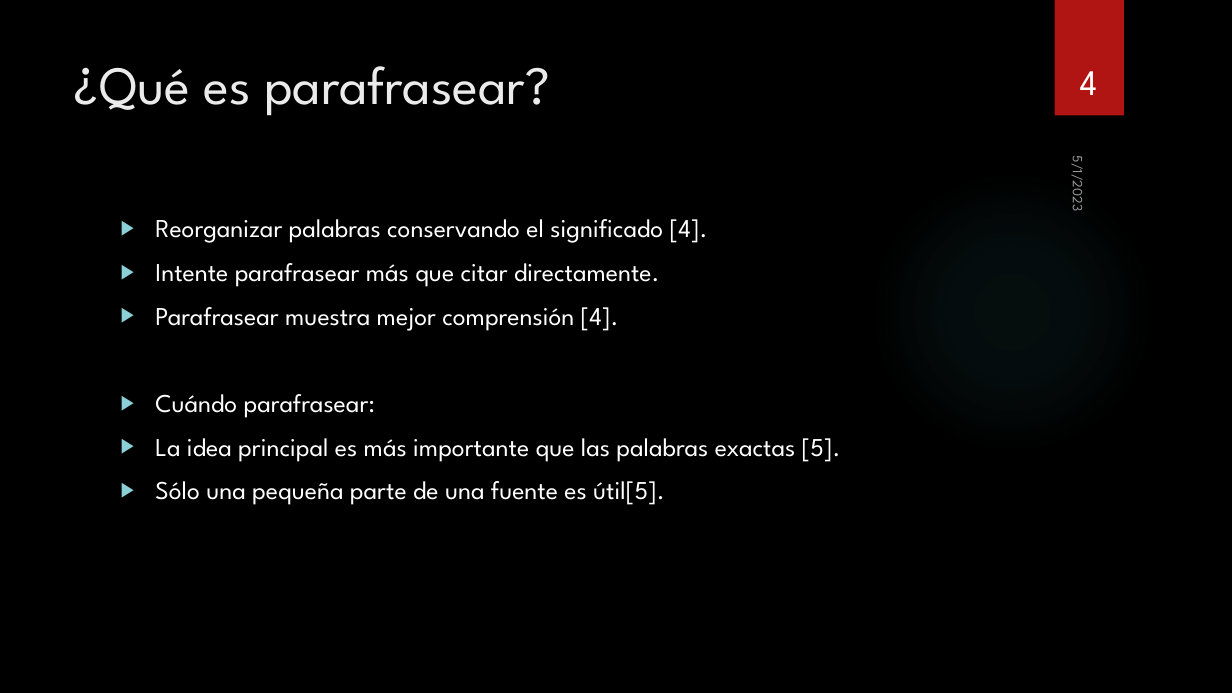
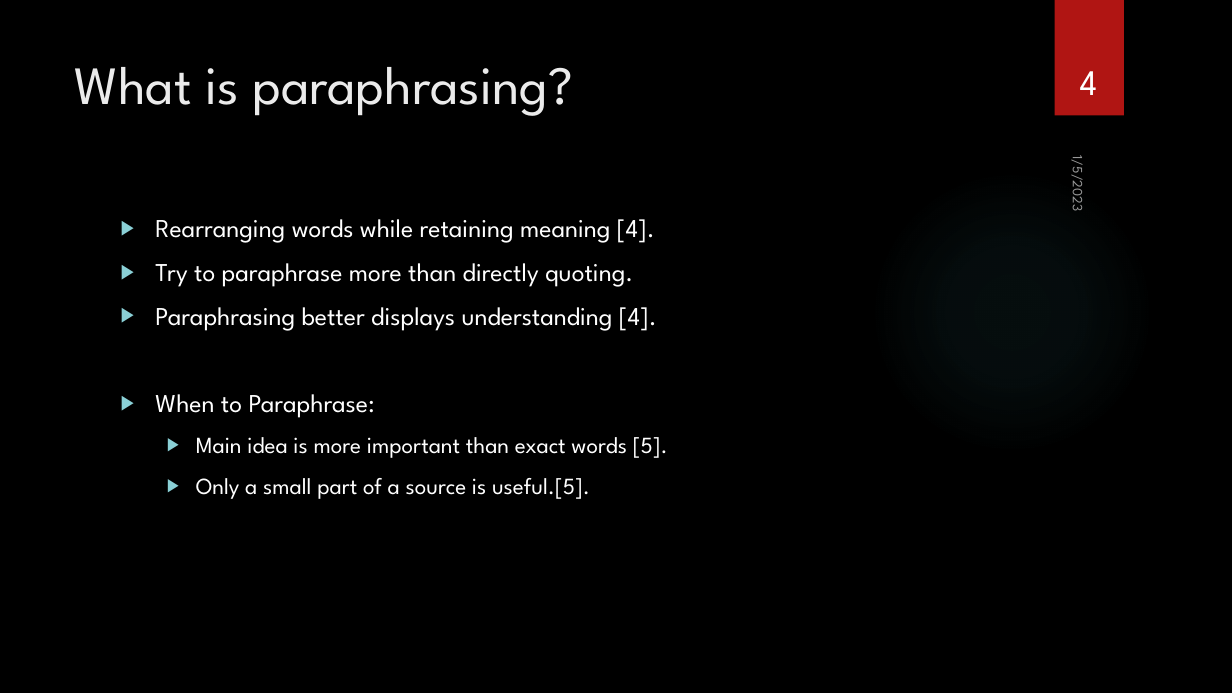
Before and after one commit to contic5/powerpoint-translator, a slide deck: slide 4 of results/Paraphrasing and Citing V2 Spanish.pptx. Drawn at 1232x693 pixels with LibreOffice and Linux fonts; fonts in the diff are those of the drawing; background and template pictures are left out. Boxes give left, top, right and bottom in pixels: in the first picture for what was removed or moved away, otherwise in the second. Text is boxed around its words. In the diff, an @@ line names an element or a change of style, - is before the commit and + after.

```diff
--- a/results/Paraphrasing and Citing V2 Spanish.pptx
+++ b/results/Paraphrasing and Citing V2 Spanish.pptx
@@ title at <box>75,67,573,116</box>: text changed @@
-¿Qué es parafrasear?
+What is paraphrasing?
@@ text at <box>1068,161,1089,211</box>: text changed @@
-5/1/2023
+1/5/2023
@@ text at <box>155,219,668,499</box>: text changed @@
-▶ Reorganizar palabras conservando el significado [4].
-▶ Intente parafrasear más que citar directamente.
-▶ Parafrasear muestra mejor comprensión [4].
-▶ Cuándo parafrasear:
-▶ La idea principal es más importante que las palabras exactas [5].
-▶ Sólo una pequeña parte de una fuente es útil[5].
+▶ Rearranging words while retaining meaning [4].
+▶ Try to paraphrase more than directly quoting.
+▶ Paraphrasing better displays understanding [4].
+▶ When to Paraphrase:
+  ▶ Main idea is more important than exact words [5].
+  ▶ Only a small part of a source is useful.[5].
```
Also in this commit, not shown: 8 other slides changed, 1 other file.
